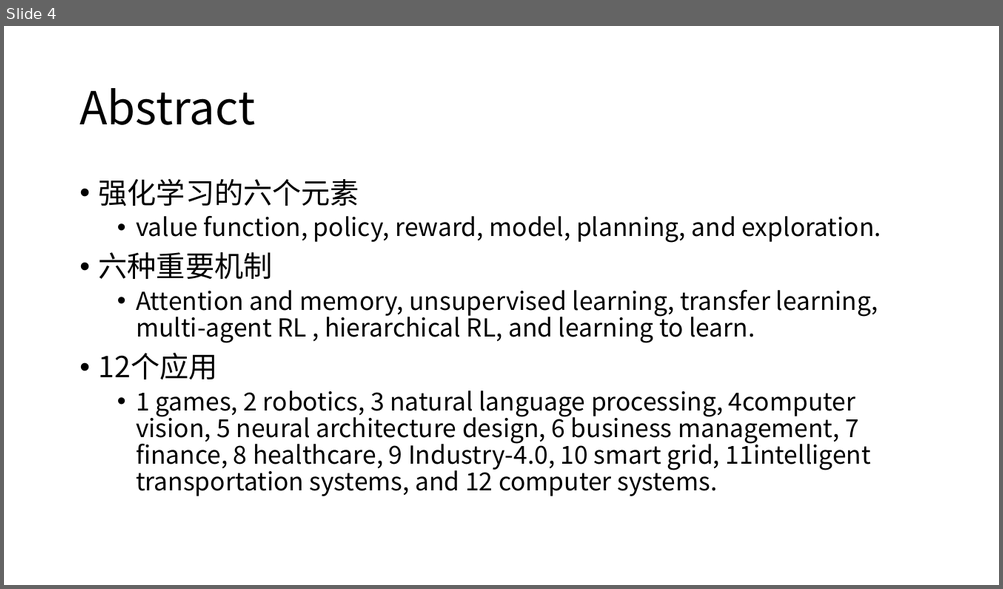
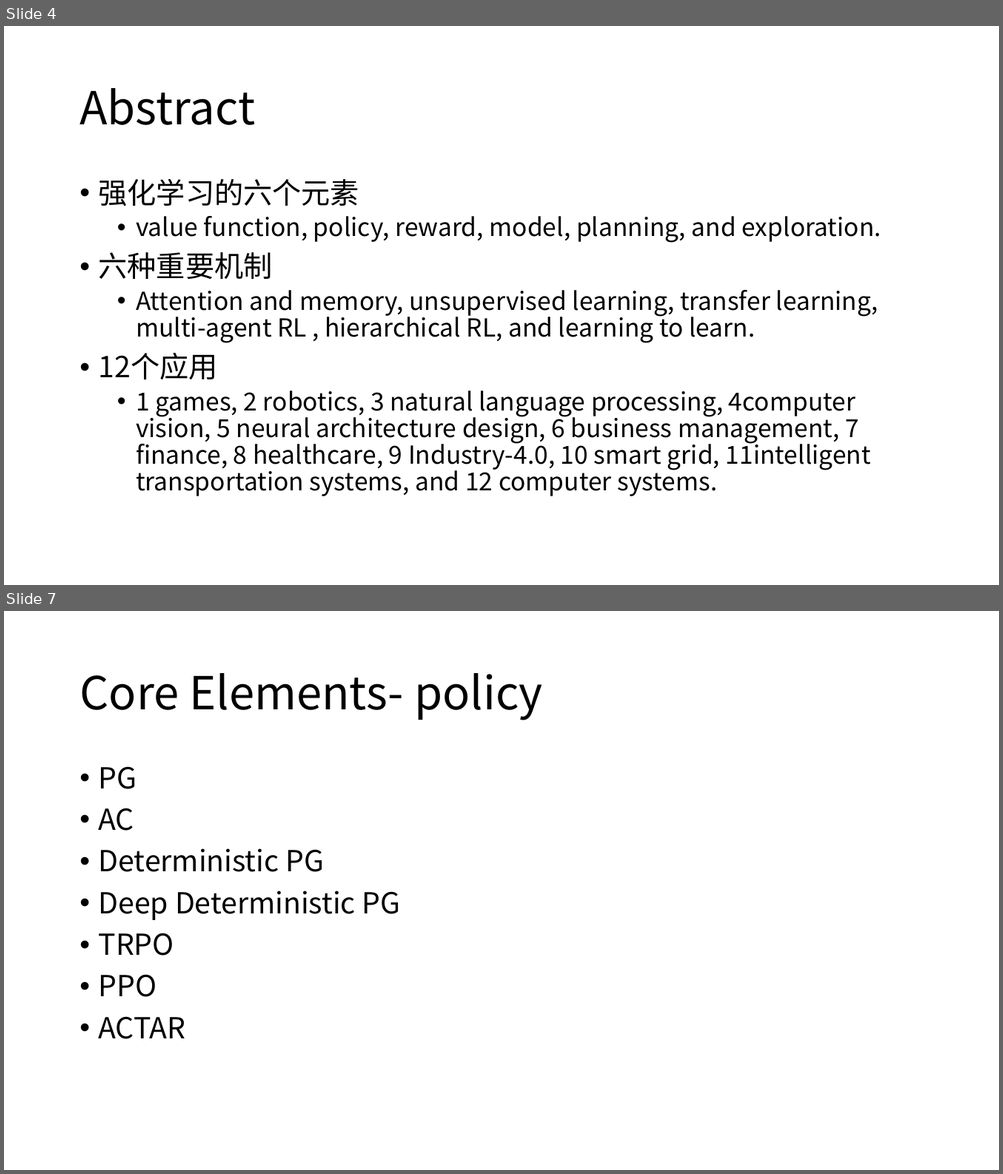
Before and after one commit to kangyongxin/0-RL-GameReviewPapers, a slide deck: Note_RLGameReviewPapers.pptx. Shown one above the other, each under a label of ours: slide 4 before the commit, slides 4 and 7 after it; the slides between them are not shown. The pictures are 1003x589 and 1003x1174 pixels, drawn with LibreOffice and Linux fonts; fonts in the diff are those of the drawing. Boxes give left, top, right and bottom in pixels: in the first picture for what was removed or moved away, otherwise in the second. Text is boxed around its words. In the diff, an @@ line names an element or a change of style, - is before the commit and + after.

```diff
--- a/Note_RLGameReviewPapers.pptx
+++ b/Note_RLGameReviewPapers.pptx
@@ slide 7 added at box(4, 611, 999, 1170), background #FFFFFF @@
@@ title added at box(79, 673, 543, 721), 44 pt, text #000000 @@
+Core Elements- policy
@@ text added at box(99, 766, 401, 1039), 28 pt, text #000000 @@
+• PG
+• AC
+• Deterministic PG
+• Deep Deterministic PG
+• TRPO
+• PPO
+• ACTAR
```
Also in this commit, not shown: 2 slides changed, 15 other slides added, 1 other file.
